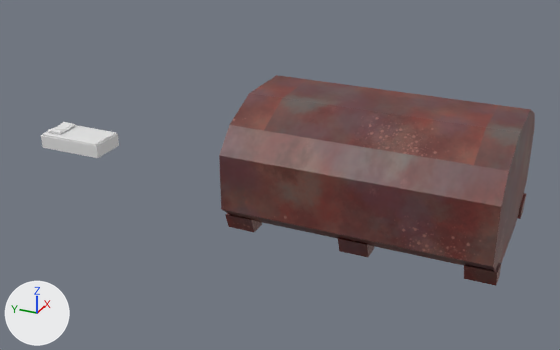
Before and after pictures for a commit that changed the Blender file furniture apod.blend.
Both versions are drawn from a camera (50 mm lens) standing at (-21.14, -17.09, 11.1) and looking at (-0.01, -7.58, 0.53). Every picture has the same lights, and +X, +Y and +Z are marked at lower left. The first picture is the older version.
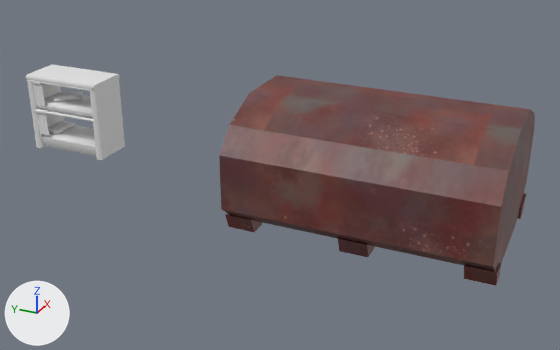
Changed parts and their boxes (x1, y1, x2, y2) in the pictures (560 x 350 px):
'Cube', reshaped (27% wider, 162% taller)
    before: (41, 122, 119, 158)
    after: (26, 64, 125, 160)
part 1 of me_cube_001, added
    after: (45, 92, 92, 113)
part 2 of me_cube_001, added
    after: (29, 80, 92, 91)
part 3 of me_cube_001, added
    after: (34, 109, 94, 122)
part 4 of me_cube_001, rebuilt (8% taller)
    before: (48, 122, 75, 134)
    after: (48, 121, 76, 134)
part 5 of me_cube_001, rebuilt
    before: (41, 134, 119, 158)
    after: (41, 136, 96, 156)
part 6 of me_cube_001, added
    after: (36, 109, 49, 135)
part 7 of me_cube_001, added
    after: (32, 80, 46, 107)
part 8 of me_cube_001, added
    after: (54, 91, 83, 102)
part 9 of me_cube_001, built on
    before: (42, 133, 116, 146)
    after: (26, 64, 125, 160)
part 10 of me_cube_001, shading changed
    before: (43, 125, 116, 144)
    after: (49, 125, 95, 144)

What changed in the scene script:
```text
Change me_cube_001:
    used by ob_cube; location = (0.34, 0.75, 0.31)
    remove me_cube_001.from_pydata(...)  # 52 vertices, 46 faces; spans x -0.66..0.66, y -1.25..1.25, z -0.31..0.38
    add me_cube_001.from_pydata(...)  # 310 vertices, 282 faces; spans x -0.78..0.78, y -1.48..1.49, z -0.32..2.49
    me_cube_001 part 1: the loose piece of 12 vertices spanning x -0.64..0.64, y -1.21..1.21, z -0.24..0.24 is copied, and the copy is scaled about its middle by (1, 1, 0.379), then moved by (0.0, 0.0, 1.41); it spans x -0.64..0.64, y -1.21..1.21, z 1.32..1.51
    me_cube_001 part 2: a new loose piece, a 6-sided cylinder along y spanning x -0.76..-0.66, y -1.36..1.37, z 2.23..2.35
    me_cube_001 part 3: a new loose piece, a 6-sided cylinder along y spanning x -0.76..-0.66, y -1.36..1.35, z 1.1..1.22
    me_cube_001 part 4: the loose piece of 32 vertices spanning x -0.48..0.46, y 0.5..1.09, z 0.24..0.38 is rebuilt with 32 vertices and now spans x -0.49..0.54, y 0.52..1.17, z 0.24..0.45
    me_cube_001 part 5: the loose piece of 8 vertices spanning x -0.66..0.66, y -1.25..1.25, z -0.31..0.16 is rebuilt with 12 vertices and now spans x -0.66..0.66, y -1.25..1.25, z -0.31..0.13
    me_cube_001 part 6: a new loose piece of 78 vertices spanning x -0.77..-0.64, y 0.82..1.24, z 0.24..1.23
    me_cube_001 part 7: a new loose piece of 60 vertices spanning x -0.77..-0.64, y 0.82..1.24, z 1.36..2.34
    me_cube_001 part 8: a new loose piece of 32 vertices spanning x -0.52..0.6, y -0.24..0.94, z 1.5..1.71
    me_cube_001 part 9
    4 vertices are removed from x -0.64..0.64, y -1.21..1.21, z -0.24
    5 faces are deleted
    34 vertices are added at x -0.78..0.78, y -1.48..1.49, z -0.32..2.49
    12 new vertices lie (1.42, 0.0, 0.0) away from vertices in x -0.71, y -1.48..1.49, z -0.32..2.49
    6 new vertices lie (0.0, 2.5, 0.0) away from vertices in x -0.66..0.66, y -1.25, z 1.09..1.4
    47 new faces join them, smooth
    me_cube_001 part 10: 5 kept faces spanning x -0.63..0.63, y -1.2..1.2, z 0.22..0.24 are now shaded smooth
```
